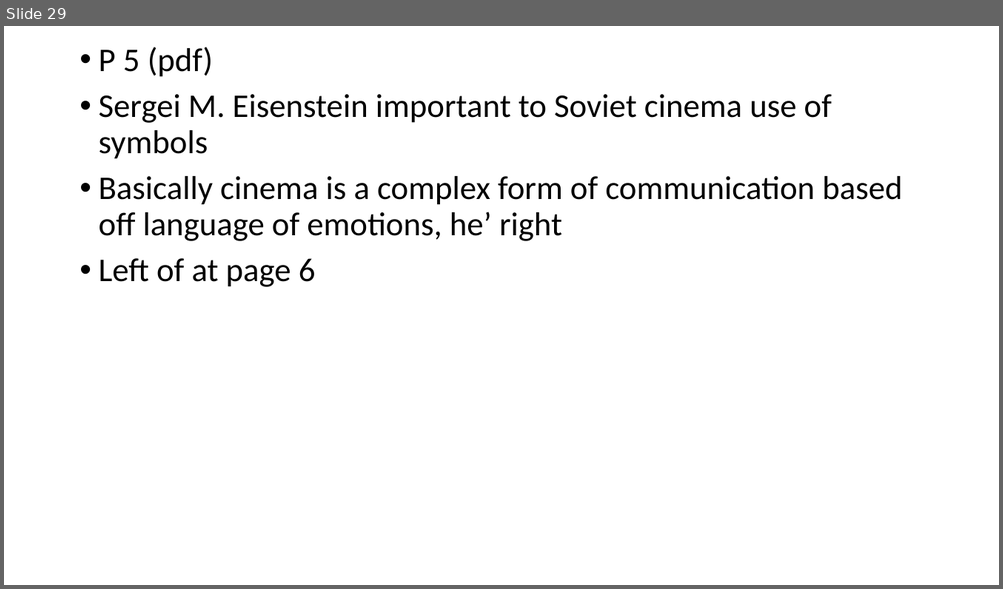
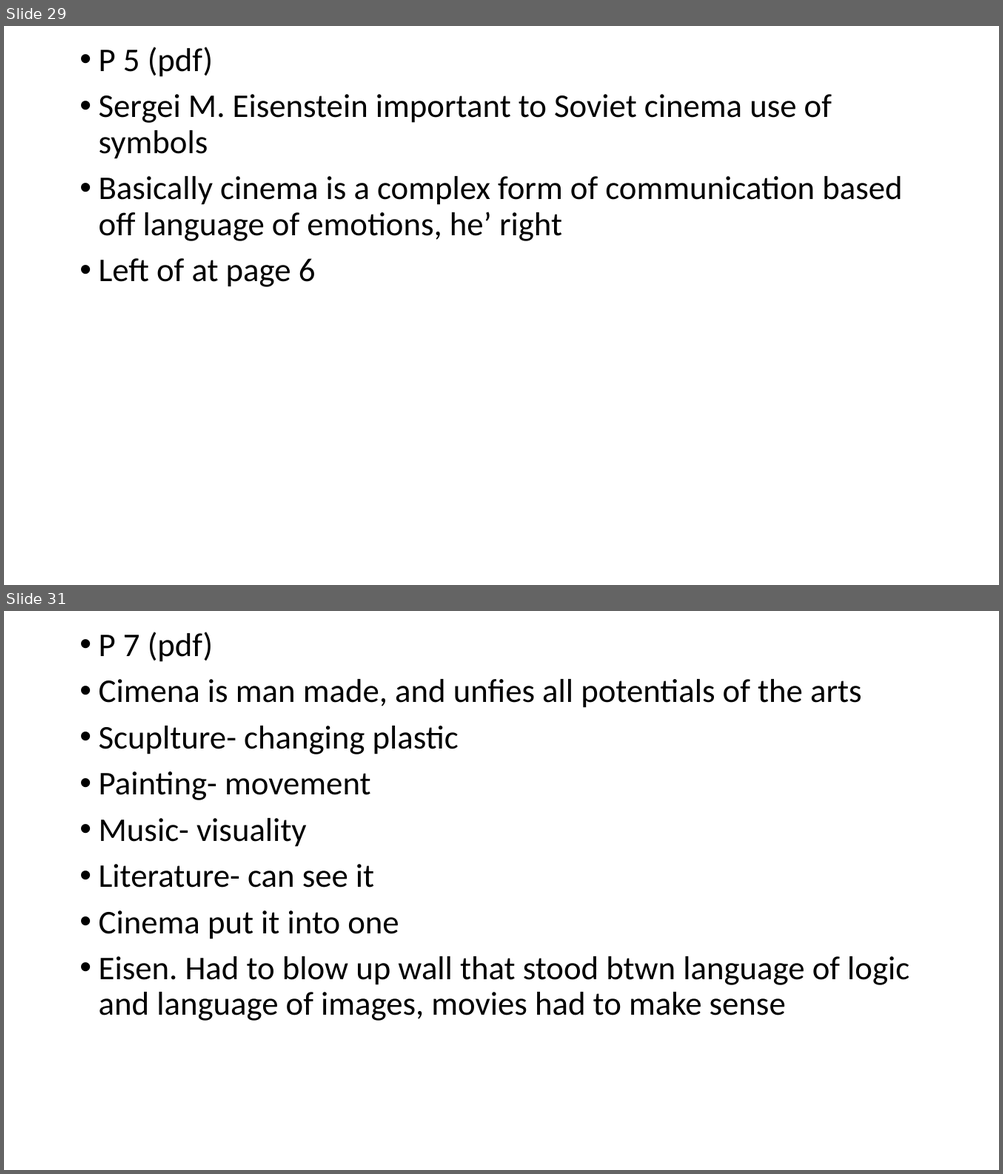
Before and after one commit to MichaelOdumosu57/Spring_2017, a slide deck: Spring 2017 Semester/Music or Arts/ARUS HW/6 ARUS HW/ARUS HW#6 notes.pptx. Shown one above the other, each under a label of ours: slide 29 before the commit, slides 29 and 31 after it; the slides between them are not shown. The pictures are 1003x589 and 1003x1174 pixels, drawn with LibreOffice and Linux fonts; fonts in the diff are those of the drawing. Boxes give left, top, right and bottom in pixels: in the first picture for what was removed or moved away, otherwise in the second. Text is boxed around its words. In the diff, an @@ line names an element or a change of style, - is before the commit and + after.

```diff
--- a/Spring 2017 Semester/Music or Arts/ARUS HW/6 ARUS HW/ARUS HW#6 notes.pptx
+++ b/Spring 2017 Semester/Music or Arts/ARUS HW/6 ARUS HW/ARUS HW#6 notes.pptx
@@ slide 31 added at box(4, 611, 999, 1170), background #FFFFFF @@
@@ text added at box(99, 632, 909, 1021), 32 pt, text #000000 @@
+• P 7 (pdf)
+• Cimena is man made, and unfies all potentials of the arts
+• Scuplture- changing plastic
+• Painting- movement
+• Music- visuality
+• Literature- can see it
+• Cinema put it into one
+• Eisen. Had to blow up wall that stood btwn language of logic and language of images, movies had to make sense
```
Also in this commit, not shown: 1 slide changed, 6 other slides added, 7 other files.
